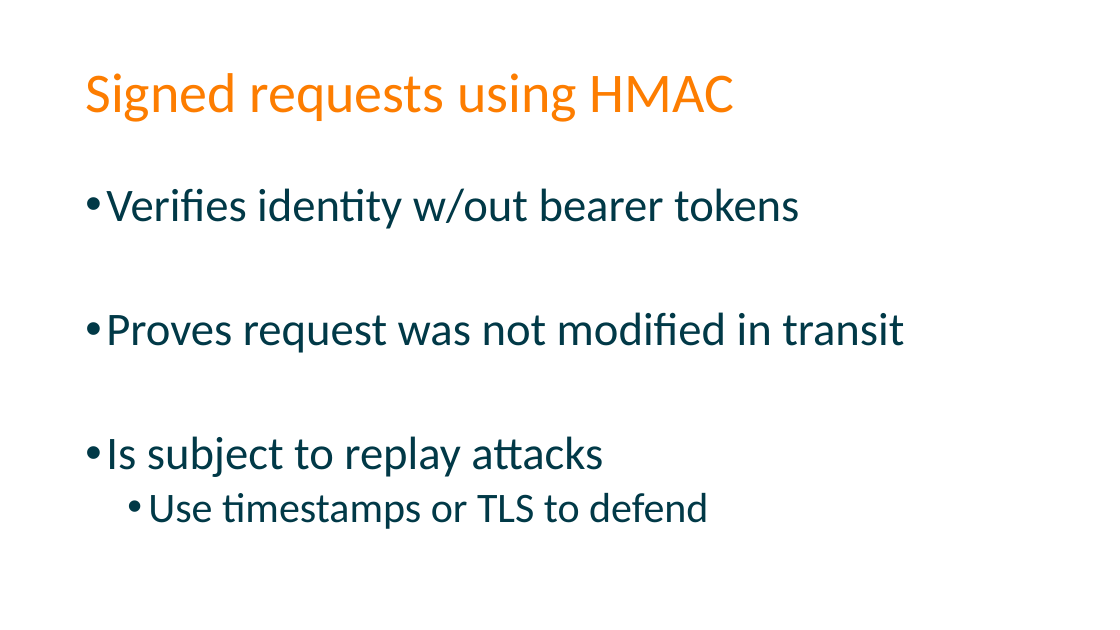
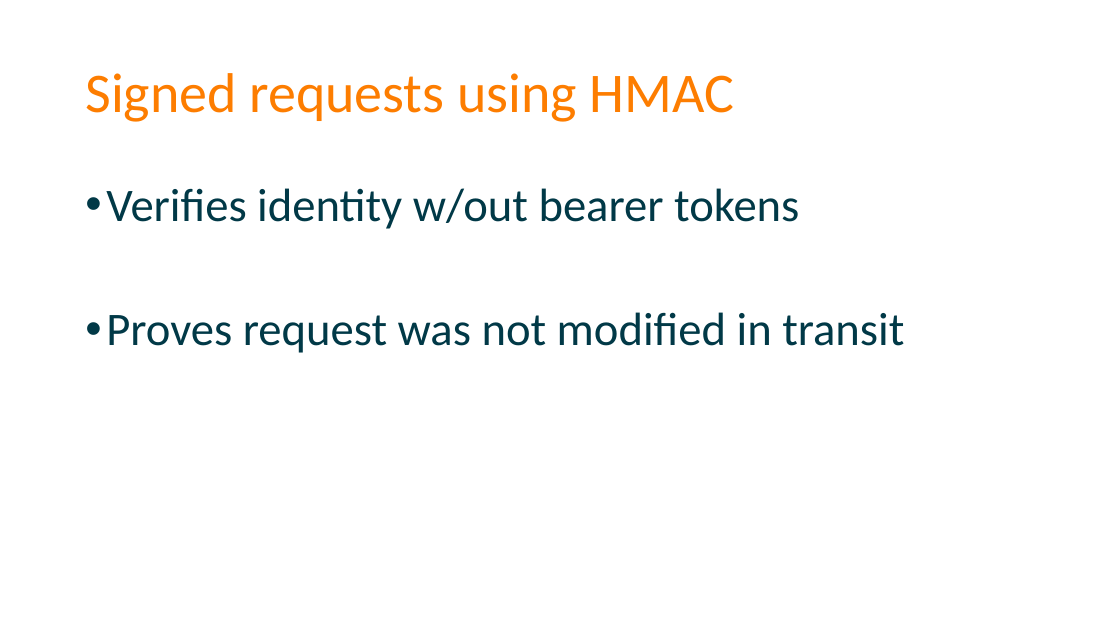
Before and after one commit to spetryjohnson/Securing-Your-API-Endpoints---CodeMash-2016, a slide deck: slide 31 of Securing Your API Endpoints - CodeMash 2016.pptx. Drawn at 1120x630 pixels with LibreOffice and Linux fonts; fonts in the diff are those of the drawing. Boxes give left, top, right and bottom in pixels: in the first picture for what was removed or moved away, otherwise in the second. Text is boxed around its words. In the diff, an @@ line names an element or a change of style, - is before the commit and + after.

```diff
--- a/Securing Your API Endpoints - CodeMash 2016.pptx
+++ b/Securing Your API Endpoints - CodeMash 2016.pptx
@@ text at (106,436,708,529): paragraphs removed @@
-• Is subject to replay attacks
-  • Use timestamps or TLS to defend
```
Also in this commit, not shown: 3 other slides changed.
